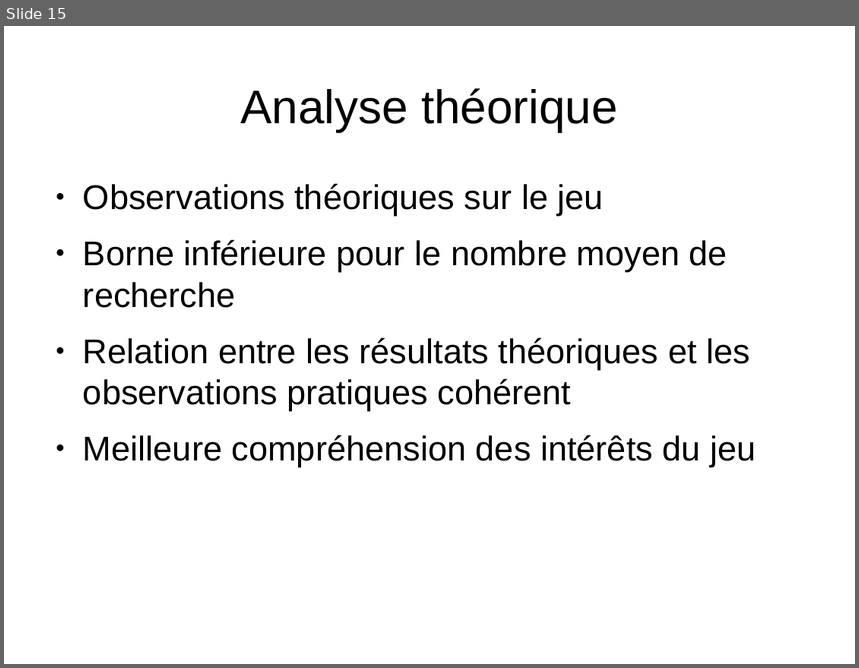
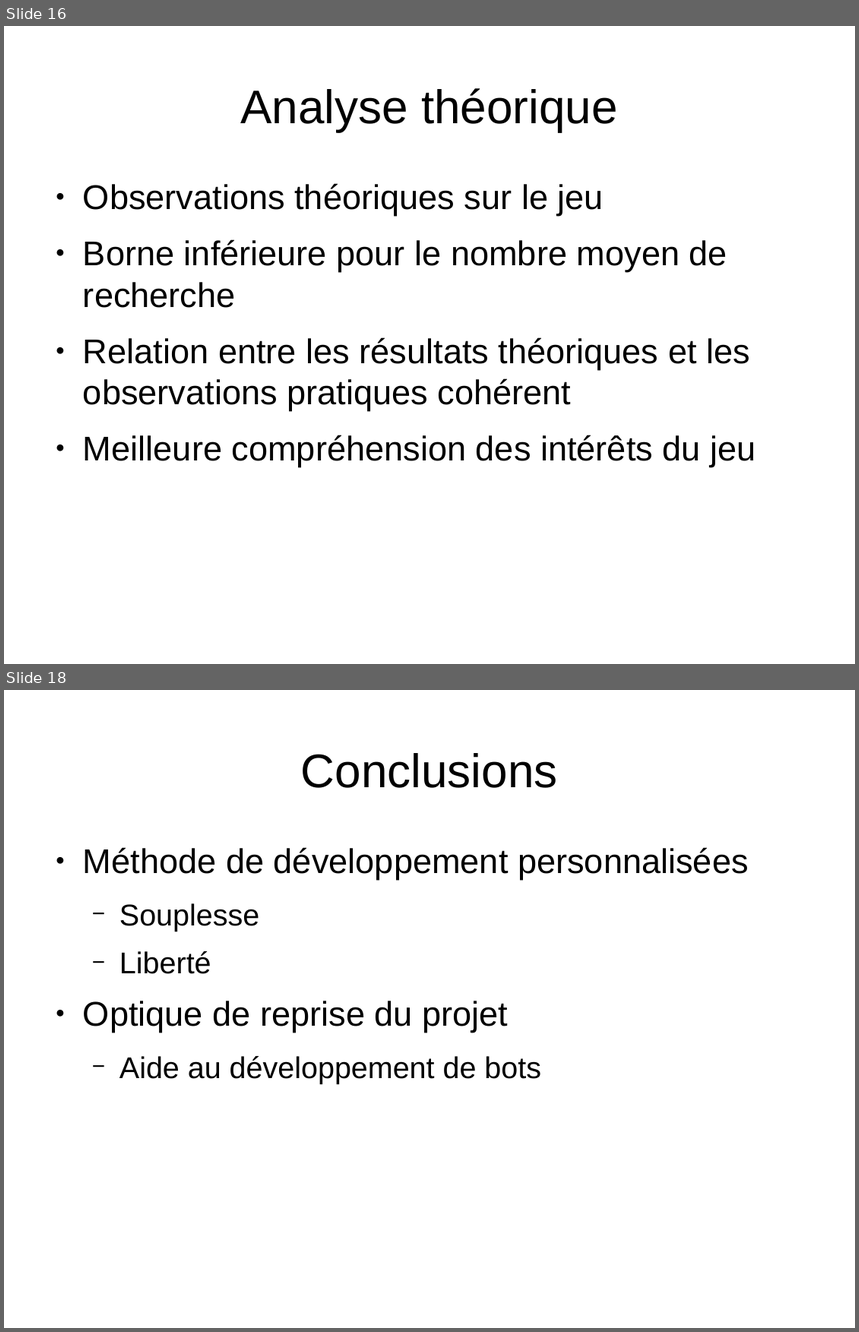
Before and after one commit to medrimonia/PFA-Nethack, a slide deck: papers/soutenance/soutenance.odp. Shown one above the other, each under a label of ours: slide 15 before the commit, slides 16 and 18 after it; the slides between them are not shown. The pictures are 859x668 and 859x1332 pixels, drawn with LibreOffice and Linux fonts; fonts in the diff are those of the drawing. Boxes give left, top, right and bottom in pixels: in the first picture for what was removed or moved away, otherwise in the second. Text is boxed around its words. In the diff, an @@ line names an element or a change of style, - is before the commit and + after.

```diff
--- a/papers/soutenance/soutenance.odp
+++ b/papers/soutenance/soutenance.odp
@@ slide 18 added at (x1=4, y1=690, x2=855, y2=1328), background #FFFFFF @@
@@ title added at (x1=301, y1=753, x2=558, y2=788), 44 pt, text #000000 @@
+Conclusions
@@ text added at (x1=83, y1=847, x2=749, y2=1084), 32 pt, text #000000 @@
+● Méthode de développement personnalisées
+  − Souplesse
+  − Liberté
+● Optique de reprise du projet
+  − Aide au développement de bots
@@ what was slide 15 is now slide 16 @@
```
Also in this commit, not shown: 5 slides changed, 3 other slides added, 3 slides removed.
